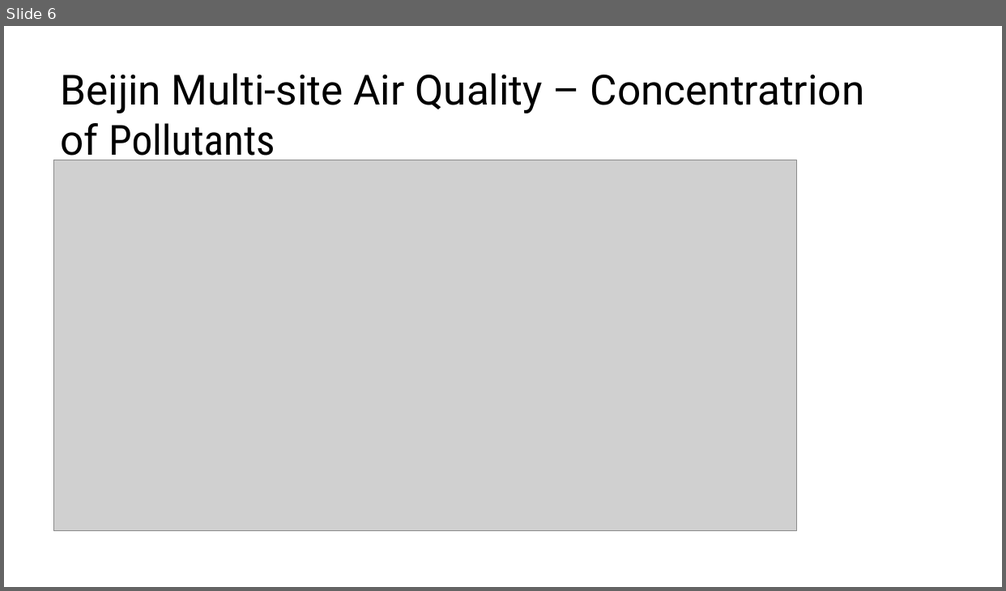
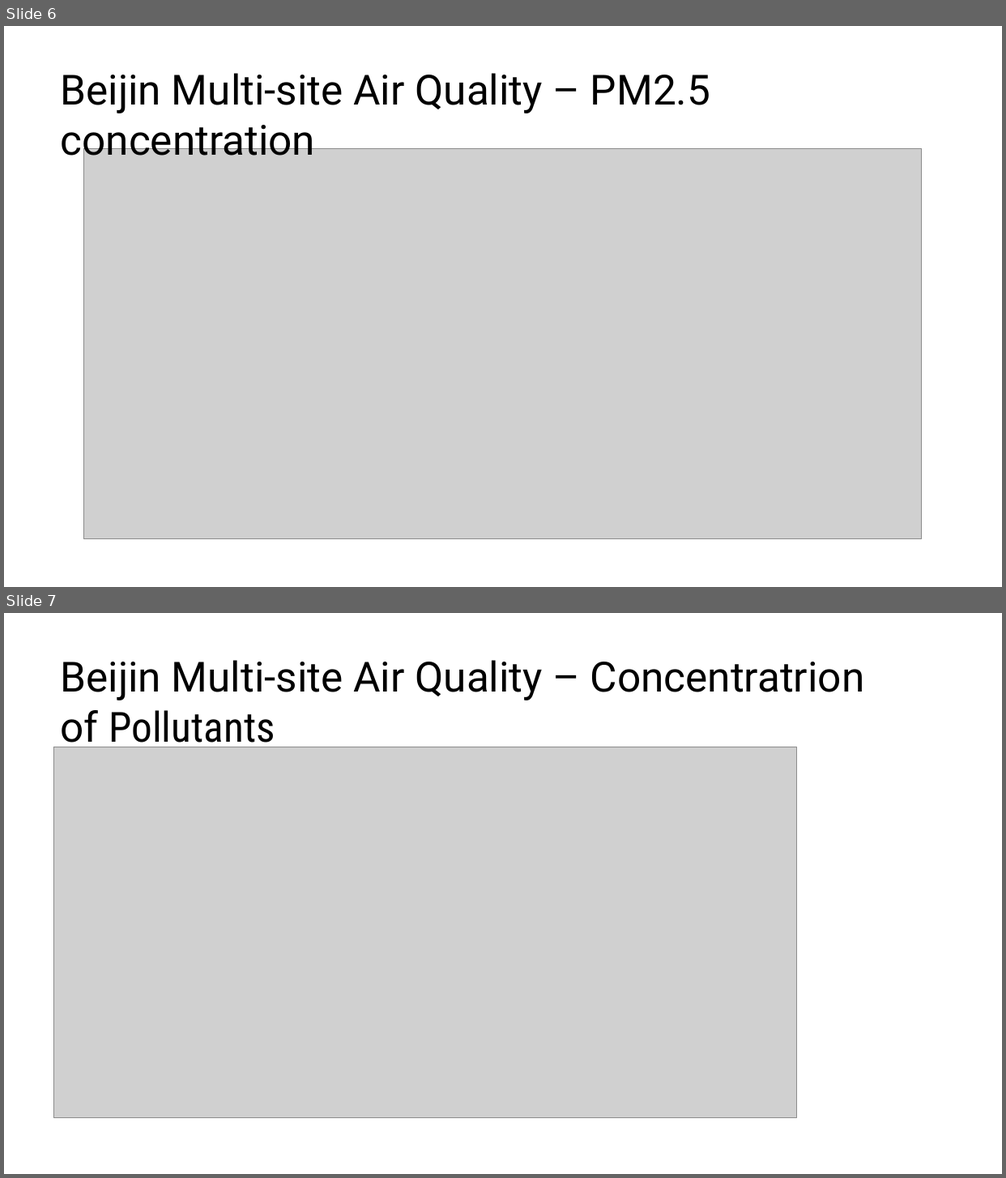
Before and after one commit to Andre-Benedetti/MSE-803, a slide deck: W2/MSE 803 W2 Presentation.pptx. Shown one above the other, each under a label of ours: slide 6 before the commit, slides 6 and 7 after it. The pictures are 1006x591 and 1006x1178 pixels, drawn with LibreOffice and Linux fonts; fonts in the diff are those of the drawing; grey boxes stand for pictures. Boxes give left, top, right and bottom in pixels: in the first picture for what was removed or moved away, otherwise in the second. Text is boxed around its words. In the diff, an @@ line names an element or a change of style, - is before the commit and + after.

```diff
--- a/W2/MSE 803 W2 Presentation.pptx
+++ b/W2/MSE 803 W2 Presentation.pptx
@@ slide 6 added at box(4, 26, 1002, 587), background #FFFFFF @@
@@ text added at box(61, 73, 710, 165), 40 pt, text #000000 @@
+Beijin Multi-site Air Quality – PM2.5 concentration
@@ picture added at box(84, 149, 922, 540) @@
@@ what was slide 6 is now slide 7 @@
```
Also in this commit, not shown: 2 other files.
